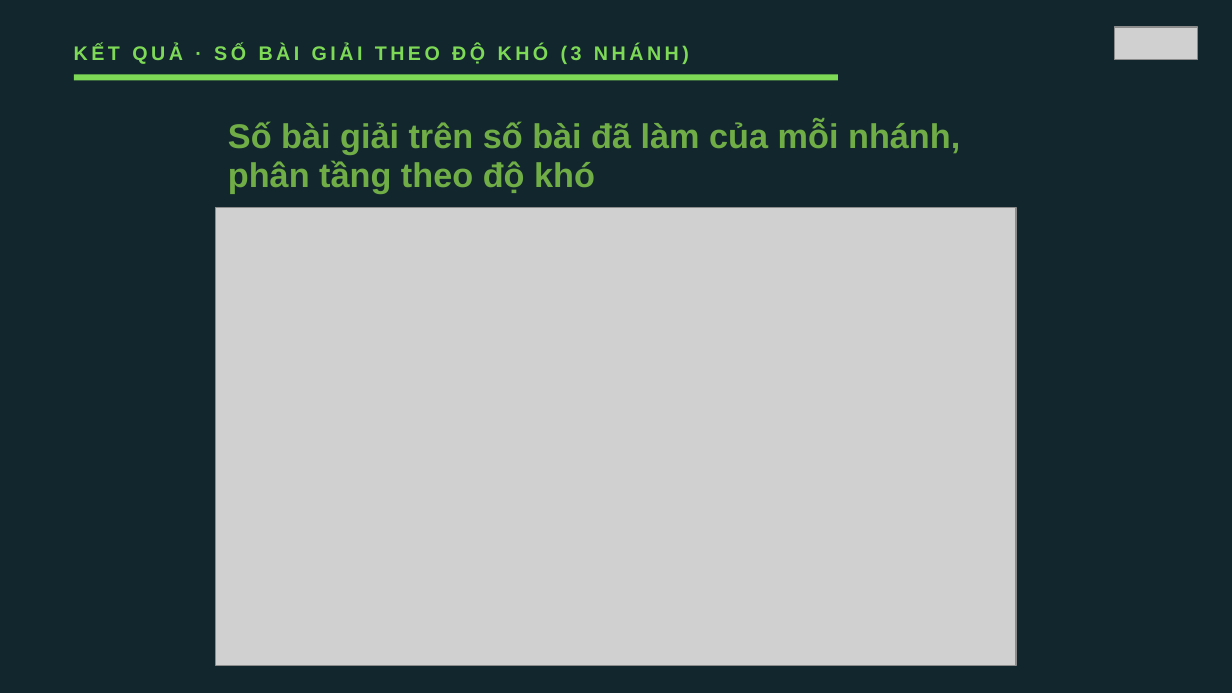
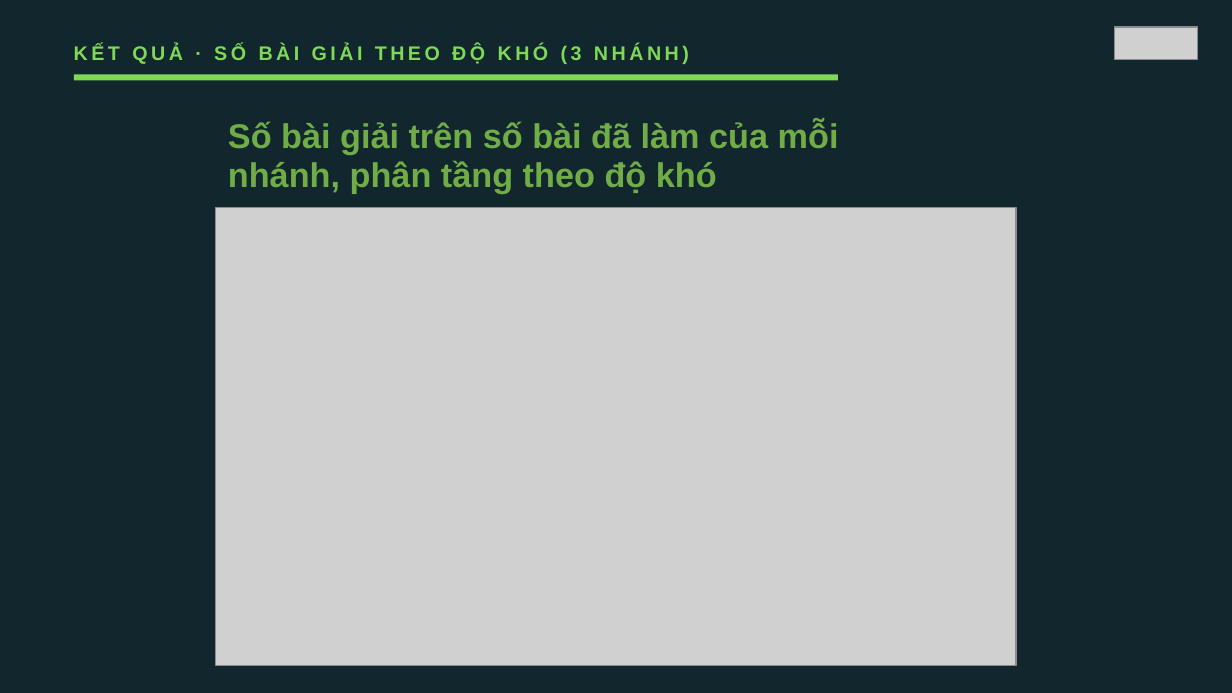
Before and after one commit to VuNguyenBinh/KLTN-FA26, a slide deck: slide 19 of Slide/KTLN_slide.pptx. Drawn at 1232x693 pixels with LibreOffice and Linux fonts; fonts in the diff are those of the drawing; grey boxes stand for pictures. Boxes give left, top, right and bottom in pixels: in the first picture for what was removed or moved away, otherwise in the second. Text is boxed around its words. In the diff, an @@ line names an element or a change of style, - is before the commit and + after.

```diff
--- a/Slide/KTLN_slide.pptx
+++ b/Slide/KTLN_slide.pptx
@@ text "Số bài giải trên số ..." rewrapped from (228,120,960,193) to (228,120,839,193) @@
```
Also in this commit, not shown: 3 other slides changed, 1 other file.
